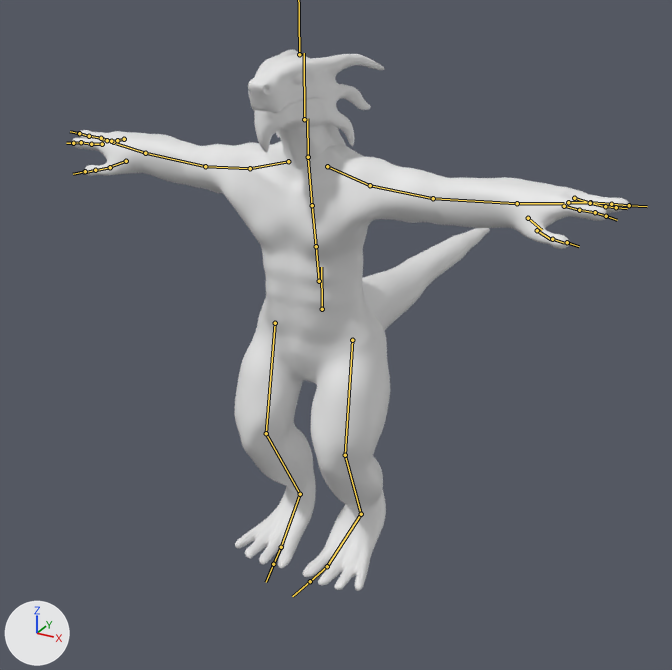
A saved change to the FBX model atlantic2/atlantic2.fbx.
One viewpoint serves both versions: a 50 mm lens placed at (1.54, -2.56, 2.26), pointed at (-0.18, 0.55, 0.7). Lighting does not change. The marker at lower left points along +X, +Y and +Z. The bones that bend it are drawn over the model as lines.

Names of what the first picture shows: 'Group36843'.
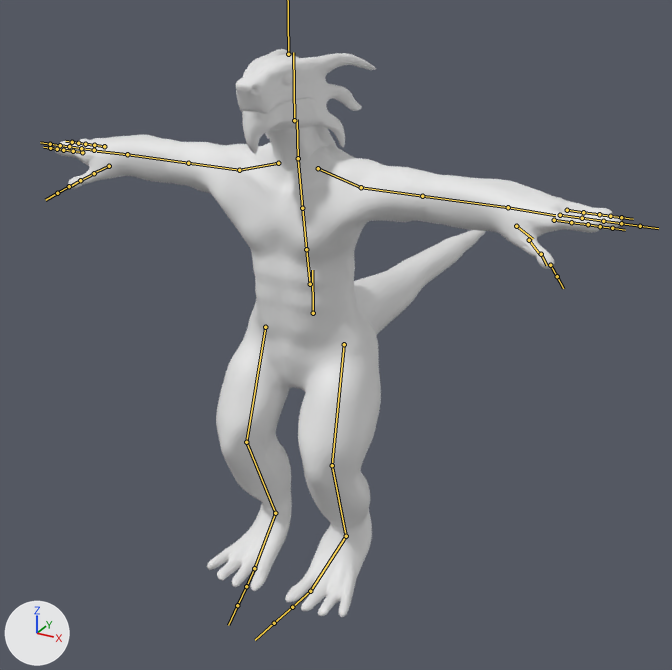
The newer file adds an action. The first version stands in its rest pose; the second is drawn at frame 1 of the action 'Armature|Armature|mixamo.com|Layer0'.

What differs and where, as boxes (x1, y1, x2, y2) in the pictures (672 x 670 px):
'Group36843', posed: before (72, 50, 629, 591); after (55, 49, 622, 617)
bone 'mixamorig:Hips', root to tip: before (322, 309) to (321, 267); after (313, 313) to (312, 270)
bone 'mixamorig:LeftArm', root to tip: before (370, 185) to (433, 198); after (361, 187) to (422, 196)
bone 'mixamorig:LeftForeArm', root to tip: before (433, 198) to (517, 203); after (422, 196) to (508, 207)
bone 'mixamorig:LeftHand', root to tip: before (517, 203) to (564, 203); after (508, 207) to (555, 215)
bone 'mixamorig:LeftHandThumb1', root to tip: before (528, 218) to (542, 230); after (516, 226) to (533, 239)
bone 'mixamorig:LeftHandThumb2', root to tip: before (537, 230) to (551, 239); after (529, 240) to (539, 254)
bone 'mixamorig:LeftHandThumb3', root to tip: before (552, 239) to (564, 243); after (541, 254) to (547, 265)
bone 'mixamorig:LeftHandIndex1', root to tip: before (564, 206) to (579, 210); after (554, 220) to (571, 222)
bone 'mixamorig:LeftHandMiddle2', root to tip: before (590, 202) to (611, 204); after (582, 218) to (603, 221)
bone 'mixamorig:LeftHandRing1', root to tip: before (574, 198) to (590, 203); after (567, 210) to (583, 212)
bone 'mixamorig:LeftHandRing3', root to tip: before (605, 206) to (616, 207); after (599, 214) to (610, 216)
bone 'mixamorig:RightArm', root to tip: before (250, 168) to (205, 166); after (239, 170) to (188, 163)
bone 'mixamorig:RightForeArm', root to tip: before (205, 166) to (145, 153); after (188, 163) to (127, 154)
bone 'mixamorig:RightHand', root to tip: before (145, 153) to (116, 143); after (127, 154) to (97, 151)
bone 'mixamorig:RightHandThumb1', root to tip: before (126, 161) to (111, 166); after (109, 166) to (96, 172)
bone 'mixamorig:RightHandThumb2', root to tip: before (110, 167) to (95, 170); after (94, 173) to (80, 181)
bone 'mixamorig:RightHandThumb3', root to tip: before (95, 170) to (83, 173); after (80, 180) to (68, 187)
bone 'mixamorig:RightHandIndex1', root to tip: before (102, 144) to (91, 144); after (82, 152) to (73, 151)
bone 'mixamorig:RightHandIndex2', root to tip: before (91, 144) to (81, 142); after (73, 151) to (63, 150)
bone 'mixamorig:RightHandMiddle2', root to tip: before (101, 138) to (89, 136); after (81, 148) to (69, 146)
bone 'mixamorig:RightHandRing1', root to tip: before (124, 139) to (117, 140); after (104, 146) to (94, 145)
bone 'mixamorig:LeftUpLeg', root to tip: before (352, 340) to (345, 455); after (344, 344) to (332, 465)
bone 'mixamorig:LeftFoot', root to tip: before (361, 514) to (327, 566); after (346, 536) to (310, 591)
bone 'mixamorig:RightUpLeg', root to tip: before (275, 323) to (266, 433); after (265, 327) to (246, 442)
bone 'mixamorig:RightFoot', root to tip: before (300, 494) to (281, 547); after (275, 513) to (254, 568)

The edits, one by one:
Bone 'mixamorig:Hips' (bone_mixamorig_hips) moves from (0.0, 0.0, 0.0) to (0.0, 0.8, 6.3).
Bone 'mixamorig:LeftArm' (bone_mixamorig_leftarm) turns from (0, 0, 0) to (-8, 0, 6) degrees about its own x, y and z.
Bone 'mixamorig:LeftForeArm' (bone_mixamorig_leftforearm) turns from (0, 0, 0) to (12, 0, -5) degrees about its own x, y and z.
Bone 'mixamorig:LeftHand' (bone_mixamorig_lefthand) turns from (0, 0, 0) to (4, 2, 1) degrees about its own x, y and z.
Bone 'mixamorig:LeftHandThumb1' (bone_mixamorig_lefthandthumb1) turns from (0, 0, 0) to (-1, -1, -16) degrees about its own x, y and z.
Bone 'mixamorig:LeftHandThumb2' (bone_mixamorig_lefthandthumb2) turns from (0, 0, 0) to (7, -2, 20) degrees about its own x, y and z.
Bone 'mixamorig:LeftHandThumb3' (bone_mixamorig_lefthandthumb3) turns from (0, 0, 0) to (13, -4, 9) degrees about its own x, y and z.
Bone 'mixamorig:LeftHandIndex1' (bone_mixamorig_lefthandindex1) turns from (0, 0, 0) to (-12, -1, -11) degrees about its own x, y and z.
Bone 'mixamorig:LeftHandMiddle2' (bone_mixamorig_lefthandmiddle2) turns from (0, 0, 0) to (-5, 0, 0) degrees about its own x, y and z.
Bone 'mixamorig:LeftHandRing1' (bone_mixamorig_lefthandring1) turns from (0, 0, 0) to (-20, 3, 15) degrees about its own x, y and z.
Bone 'mixamorig:LeftHandRing3' (bone_mixamorig_lefthandring3) turns from (0, 0, 0) to (9, 0, -1) degrees about its own x, y and z.
Bone 'mixamorig:RightArm' (bone_mixamorig_rightarm) turns from (0, 0, 0) to (-7, 0, -6) degrees about its own x, y and z.
Bone 'mixamorig:RightForeArm' (bone_mixamorig_rightforearm) turns from (0, 0, 0) to (12, 0, 5) degrees about its own x, y and z.
Bone 'mixamorig:RightHand' (bone_mixamorig_righthand) turns from (0, 0, 0) to (4, -2, -1) degrees about its own x, y and z.
Bone 'mixamorig:RightHandThumb1' (bone_mixamorig_righthandthumb1) turns from (0, 0, 0) to (-2, 1, 16) degrees about its own x, y and z.
Bone 'mixamorig:RightHandThumb2' (bone_mixamorig_righthandthumb2) turns from (0, 0, 0) to (9, 2, -20) degrees about its own x, y and z.
Bone 'mixamorig:RightHandThumb3' (bone_mixamorig_righthandthumb3) turns from (0, 0, 0) to (-2, -1, -17) degrees about its own x, y and z.
Bone 'mixamorig:RightHandIndex1' (bone_mixamorig_righthandindex1) turns from (0, 0, 0) to (-14, 1, 10) degrees about its own x, y and z.
Bone 'mixamorig:RightHandIndex2' (bone_mixamorig_righthandindex2) turns from (0, 0, 0) to (7, 0, -1) degrees about its own x, y and z.
Bone 'mixamorig:RightHandMiddle2' (bone_mixamorig_righthandmiddle2) turns from (0, 0, 0) to (-6, 0, 0) degrees about its own x, y and z.
Bone 'mixamorig:RightHandRing1' (bone_mixamorig_righthandring1) turns from (0, 0, 0) to (-20, -3, -16) degrees about its own x, y and z.
Bone 'mixamorig:LeftUpLeg' (bone_mixamorig_leftupleg) turns from (0, 0, 0) to (7, 0, 1) degrees about its own x, y and z.
Bone 'mixamorig:LeftFoot' (bone_mixamorig_leftfoot) turns from (0, 0, 0) to (-6, -2, 0) degrees about its own x, y and z.
Bone 'mixamorig:RightUpLeg' (bone_mixamorig_rightupleg) turns from (0, 0, 0) to (7, 0, -1) degrees about its own x, y and z.
Bone 'mixamorig:RightFoot' (bone_mixamorig_rightfoot) turns from (0, 0, 0) to (-7, 2, 0) degrees about its own x, y and z.
